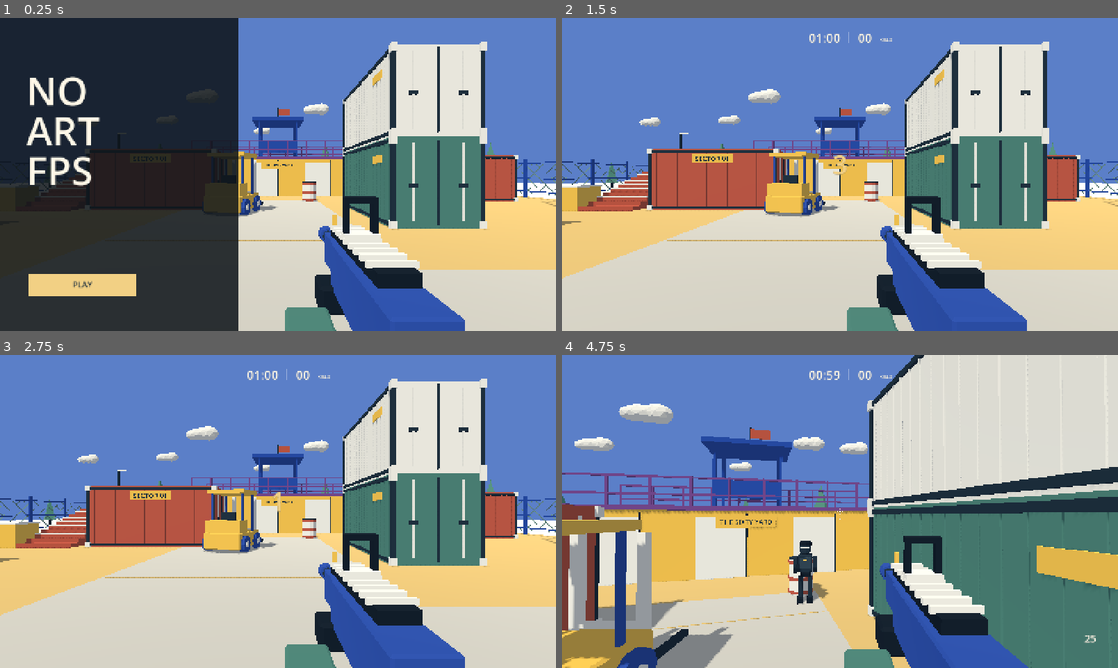
Above: before the commit, frames 1-4 (two rows, left to right).
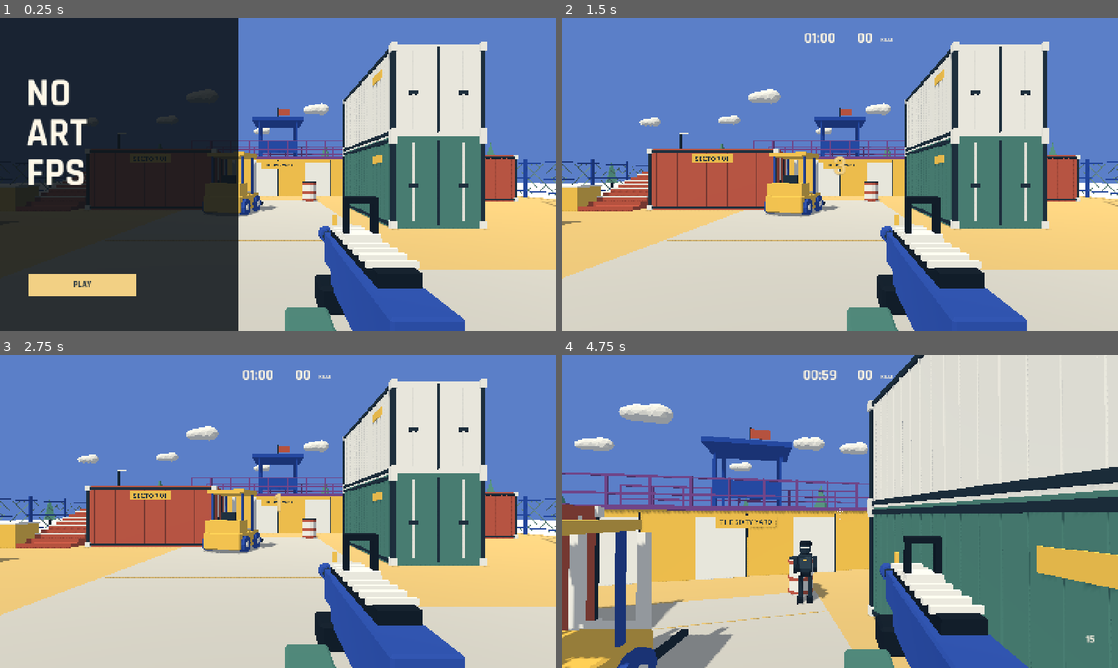
Above: after the commit, the same moments.

Repository: YicongCao/No-Art-FPS
Game: Godot game, scene res://scenes/main.tscn
Same seed, same stepped clock (60 frames per second), same inputs: the game is played once before the commit and once after it.
Inputs (mouse positions are in pixels of both pictures, inside the frame that each line leads up to):
- Up to frame 1 (0.25 s): no input
- Up to frame 2 (1.5 s): click "PLAY" at 0.5 s; tap Enter (restart) at 1.25 s; move the mouse to (867, 174) at 1.27 s; press the mouse at (867, 174) at 1.28 s; hold W (forward) from 1.28 s (still down)
- Up to frame 3 (2.75 s): keep holding W (forward); tap Space (jump) at 1.52, 2.27 s; tap Enter (restart) at 2 s; move the mouse to (250, 511) at 2.02 s; release the mouse at (250, 511) at 2.03 s; click (250, 511) at 2.1 s
- Up to frame 4 (4.75 s): keep holding W (forward); move the mouse to (851, 505) at 2.77 s; press the mouse at (851, 505) at 2.78 s; tap M at 2.85 s; tap Enter (restart) at 3.5 s; move the mouse to (834, 517) at 3.52 s; release the mouse at (834, 517) at 3.53 s; click (834, 517) at 3.6 s; tap Space (jump) at 3.77, 4.52 s; move the mouse to (878, 514) at 4.27 s; press the mouse at (878, 514) at 4.28 s

The runs differ from the first frame. In frame 1, 2.0% of the frame differs, in the area x 4-18%, y 18-87%; in frame 2, 0.3%; in frame 3, 0.2%; in frame 4, 0.3%.

Commit message:
feat: add urgent HUD feedback, hidden regenerating health and twenty-round magazines

Diff:
--- /dev/null
+++ b/assets/shaders/low_health.gdshader
@@ -0,0 +1,8 @@
+shader_type canvas_item;
+uniform float severity : hint_range(0.0,1.0) = 0.0;
+void fragment() {
+    vec2 centered = abs(UV * 2.0 - 1.0);
+    float edge = pow(max(centered.x, centered.y), 3.5);
+    float corners = smoothstep(0.35, 1.35, length(centered));
+    COLOR = vec4(0.24, 0.005, 0.018, severity * (edge * 0.57 + corners * 0.30));
+}
--- a/scripts/game.gd
+++ b/scripts/game.gd
@@ -14,11 +14,16 @@
 var state = "TITLE"
 var previous_state = "RUNNING"
 var ready_time = 3.0
-var ammo = 30
+const MAGAZINE_SIZE = 20
+const MAX_HEALTH = 100.0
+const HEAL_DELAY = 5.0
+const HEAL_RATE = 12.0
+var ammo = MAGAZINE_SIZE
 var reload_time = 0.0
 var fire_time = 0.0
 var spawn_time = 0.0
-var armor = 3
+var health = MAX_HEALTH
+var new_record = false
 var invulnerable = 0.0
 var since_damage = 0.0
 var respawn_time = 0.0
@@ -94,6 +99,7 @@
 		var test_path = "res://tests/playtest.gd"
 		if "--check" in OS.get_cmdline_user_args():test_path = "res://tests/interaction_check.gd"
 		if "--benchmark" in OS.get_cmdline_user_args():test_path = "res://tests/benchmark.gd"
+		if "--feedback" in OS.get_cmdline_user_args():test_path = "res://tests/feedback_check.gd"
 		var qa = load(test_path).new()
 		qa.game = self
 		add_child(qa)
@@ -122,17 +128,20 @@
 	rules.active = false
 	state = "READY"
 	ready_time = 3.0
-	ammo = 30
+	ammo = MAGAZINE_SIZE
 	reload_time = 0
 	fire_time = 0
 	spawn_time = 0
-	armor = 3
+	health = MAX_HEALTH
 	invulnerable = 1
 	since_damage = 0
 	respawn_time = 0
 	spawn_cooldowns = [0,0,0,0,0,0]
 	pending_spawn.clear()
 	last_tick = 60
+	new_record = false
+	hud.time_pulse = 0
+	hud.health_shade = 0
 	player.reset_position()
 	player.enabled = false
 	hud.hit = 0
@@ -164,6 +173,7 @@
 	rules.active = false
 	player.enabled = false
 	player.velocity = Vector3.ZERO
+	new_record = rules.kills > best
 	best = maxi(best,rules.kills)
 	save_record()
 	pending_spawn.clear()
@@ -227,9 +237,8 @@
 		return
 	invulnerable = maxf(0,invulnerable-delta)
 	since_damage += delta
-	if armor<3 and since_damage>=4.5 and respawn_time<=0:
-		armor += 1
-		since_damage = 3
+	if health<MAX_HEALTH and since_damage>=HEAL_DELAY and respawn_time<=0:
+		health = minf(MAX_HEALTH,health+HEAL_RATE*delta)
 	if respawn_time>0:
 		respawn_time -= delta
 		if respawn_time<=0:
@@ -245,20 +254,21 @@
 					safest = candidate
 			player.position = safest
 			player.enabled = true
-			armor = 3
-			ammo = 30
+			health = MAX_HEALTH
+			ammo = MAGAZINE_SIZE
 			reload_time = 0
 			invulnerable = 1.5
 	fire_time = maxf(0,fire_time-delta)
 	if reload_time>0:
 		reload_time -= delta
-		if reload_time<=0:ammo = 30
+		if reload_time<=0:ammo = MAGAZINE_SIZE
 	if Input.is_action_pressed("fire") and Input.mouse_mode == Input.MOUSE_MODE_CAPTURED:shoot()
 	update_spawns(delta)
 	update_bullets(delta)
 	var seconds = ceili(rules.remaining())
 	if seconds<=10 and seconds!=last_tick:
 		last_tick = seconds
+		hud.time_pulse = 1.0
 		play_sound("tick",-12)
 
 func live_enemies() -> Array:
@@ -351,13 +361,13 @@
 	if ammo==0:reload_weapon()
 
 func reload_weapon() -> void:
-	if ammo>=30 or reload_time>0 or respawn_time>0 or state!="RUNNING":return
+	if ammo>=MAGAZINE_SIZE or reload_time>0 or respawn_time>0 or state!="RUNNING":return
 	reload_time = .9
 	play_sound("reload",-8)
 
 func on_kill(enemy: Node3D, headshot: bool) -> void:
 	if rules.record_kill(enemy.get_instance_id(),headshot):
-		hud.kill_pop = .3
+		hud.kill_pop = .5
 		play_sound("headshot" if headshot else "kill",-7)
 
 func enemy_shoot(origin: Vector3) -> void:
@@ -392,12 +402,12 @@
 
 func damage_player() -> void:
 	if state!="RUNNING" or invulnerable>0 or respawn_time>0:return
-	armor -= 1
+	health = maxf(0,health-34.0)
 	invulnerable = .65
 	since_damage = 0
 	hud.damage = .8
 	play_sound("hurt",-8)
-	if armor<=0:
+	if health<=0:
 		respawn_time = 1.0
 		player.enabled = false
 		player.velocity = Vector3.ZERO
--- a/scripts/hud.gd
+++ b/scripts/hud.gd
@@ -6,6 +6,9 @@
 var kill_pop = 0.0
 var damage = 0.0
 var shot = 0.0
+var time_pulse = 0.0
+var health_shade = 0.0
+var vignette: ColorRect
 var menu: Control
 var menu_state = ""
 var menu_size = Vector2.ZERO
@@ -18,13 +21,27 @@
 func _ready() -> void:
 	set_anchors_and_offsets_preset(Control.PRESET_FULL_RECT)
 	mouse_filter = Control.MOUSE_FILTER_IGNORE
-	font = ThemeDB.fallback_font
+	font = preload("res://assets/fonts/Rajdhani-Bold.ttf")
+	vignette = ColorRect.new()
+	vignette.set_anchors_and_offsets_preset(Control.PRESET_FULL_RECT)
+	vignette.mouse_filter = Control.MOUSE_FILTER_IGNORE
+	var shader = ShaderMaterial.new()
+	shader.shader = preload("res://assets/shaders/low_health.gdshader")
+	vignette.material = shader
+	vignette.show_behind_parent = true
+	add_child(vignette)
 	menu = Control.new()
 	menu.mouse_filter = Control.MOUSE_FILTER_IGNORE
 	menu.set_anchors_and_offsets_preset(Control.PRESET_FULL_RECT)
 	add_child(menu)
 
 func _process(delta: float) -> void:
+	if game and game.state == "PAUSED":delta = 0
+	time_pulse = maxf(0,time_pulse-delta*2.5)
+	if game:
+		var target = clampf((50.0-game.health)/40.0,0,1) if game.state in ["RUNNING","PAUSED"] else 0.0
+		health_shade = move_toward(health_shade,target,delta*.65)
+		vignette.material.set_shader_parameter("severity",health_shade)
 	hit = maxf(0,hit-delta)
 	kill_pop = maxf(0,kill_pop-delta)
 	damage = maxf(0,damage-delta)
@@ -48,7 +65,8 @@
 	button.position = rect.position
 	button.size = rect.size
 	button.tooltip_text = shortcut
-	button.add_theme_font_size_override("font_size",21)
+	button.add_theme_font_size_override("font_size",23)
+	button.add_theme_font_override("font",font)
 	for state_name in ["normal","hover","pressed","focus"]:
 		var style = StyleBoxFlat.new()
 		style.bg_color = GOLD if primary else Color(1,1,1,.07)
@@ -108,7 +126,7 @@
 		draw_rect(Rect2(Vector2.ZERO,size),Color(.06,.09,.12,.80))
 		label(str(game.rules.kills),Vector2(c.x,c.y-30),120,WHITE,true)
 		label("KILLS",Vector2(c.x,c.y+12),24,WHITE,true)
-		label("BEST %02d"%game.best,Vector2(c.x,c.y+72),20,GOLD,true)
+		label("NEW RECORD" if game.new_record else "BEST %02d"%game.best,Vector2(c.x,c.y+72),23,GOLD,true)
 		return
 	if state == "PAUSED":
 		draw_rect(Rect2(Vector2.ZERO,size),Color(.06,.09,.12,.76))
@@ -117,10 +135,27 @@
 		return
 	var seconds = ceili(game.rules.remaining())
 	var time_text = "%02d:%02d"%[seconds/60,seconds%60]
-	label(time_text,Vector2(c.x-40,64),32,GOLD if seconds<=10 else WHITE,true)
-	draw_line(Vector2(c.x+23,37),Vector2(c.x+23,65),Color(1,1,1,.4),1)
-	label("%02d"%game.rules.kills,Vector2(c.x+64,64),32+int(kill_pop*12),WHITE,true)
-	label("KILLS",Vector2(c.x+118,61),12,WHITE,true)
+	var timer_center = Vector2(c.x-52,51)
+	var timer_scale = 1.0+sin(time_pulse*PI)*.22
+	var timer_color = WHITE.lerp(Color("ff3e40"),minf(1,time_pulse*2)) if seconds<=10 else WHITE
+	draw_set_transform(timer_center,0,Vector2.ONE*timer_scale)
+	label(time_text,Vector2(0,13),38,timer_color,true)
+	if time_pulse>0 and seconds<=10:
+		draw_arc(Vector2.ZERO,30+(1-time_pulse)*24,0,TAU,48,Color(1,.12,.15,time_pulse*.6),2)
+	draw_set_transform(Vector2.ZERO)
+	draw_line(Vector2(c.x+18,33),Vector2(c.x+18,64),Color(1,1,1,.4),1)
+	var score_center = Vector2(c.x+65,51)
+	var burst = kill_pop/.5
+	var score_scale = 1.0+sin(burst*PI)*.65
+	draw_set_transform(score_center,0,Vector2.ONE*score_scale)
+	label("%02d"%game.rules.kills,Vector2(0,13),38,WHITE.lerp(GOLD,burst),true)
+	draw_set_transform(Vector2.ZERO)
+	if burst>0:
+		for i in range(8):
+			var direction = Vector2.from_angle(float(i)*TAU/8)
+			var radius = 27+(1-burst)*40
+			draw_line(score_center+direction*radius,score_center+direction*(radius+8*burst),Color(1,.83,.44,burst),2)
+	label("KILLS",Vector2(c.x+122,61),14,WHITE,true)
 	if state == "READY":
 		label(str(ceili(game.ready_time)),Vector2(c.x,c.y),70,GOLD,true)
 	else:
@@ -135,10 +170,8 @@
 	if game.reload_time>0:
 		label("RELOADING",Vector2(c.x+170,size.y-105),14,WHITE,true)
 		draw_line(Vector2(c.x+120,size.y-90),Vector2(c.x+120+100*(1-game.reload_time/.9),size.y-90),GOLD,2)
-	elif game.ammo<30:
+	elif game.ammo<game.MAGAZINE_SIZE:
 		label("%02d"%game.ammo,Vector2(size.x-72,size.y-66),26,GOLD if game.ammo<=8 else WHITE,true)
-	if game.armor<3:
-		for i in range(3):draw_rect(Rect2(c.x-30+i*22,size.y-40,16,3),GOLD if i<game.armor else Color(.2,.25,.28,.7))
 	if game.respawn_time>0:label("BACK IN A BEAT",Vector2(c.x,c.y+65),18,GOLD,true)
 	if damage>0:
 		draw_line(Vector2(c.x-30,c.y+44),Vector2(c.x+30,c.y+44),Color(1,.35,.2,damage),3)
--- /dev/null
+++ b/tests/feedback_check.gd
@@ -0,0 +1,84 @@
+extends Node
+var game: Node
+
+func _ready() -> void:
+	game.start_run()
+	game.begin_running()
+	game.clear_round()
+	game.spawn_time = 999
+	game.set_physics_process(false)
+	game.player.enabled = false
+	# A hit cancels healing; five full seconds must elapse before gradual recovery.
+	game.health = 32
+	game.since_damage = 0
+	game._physics_process(4.9)
+	assert(game.health==32)
+	game._physics_process(.2)
+	assert(game.health>32 and game.health<40)
+	game.invulnerable = 0
+	game.health = 70
+	game.damage_player()
+	assert(game.health==36 and game.since_damage==0)
+	game._physics_process(4.9)
+	assert(game.health==36)
+	game._physics_process(2)
+	assert(game.health>36 and game.health<100)
+	print("FEEDBACK_HEAL_PASS")
+	# A full magazine delivers twenty shots, then reloads without reserve depletion.
+	game.ammo = 20
+	game.rules.shots = 0
+	game.player.pitch = 1.0
+	game.player.camera.rotation.x = 1.0
+	for i in range(20):
+		game.fire_time = 0
+		game.shoot()
+	assert(game.ammo==0 and game.reload_time>0 and game.rules.shots==20)
+	game.shoot()
+	assert(game.rules.shots==20)
+	game._physics_process(1)
+	assert(game.ammo==20)
+	print("FEEDBACK_MAGAZINE_PASS")
+	# Exactly one fresh pulse on entering each of the final ten displayed seconds.
+	game.last_tick = 11
+	for remaining in range(10,0,-1):
+		game.hud.time_pulse = 0
+		game.rules.elapsed = 60.0-remaining-.01
+		game._physics_process(.02)
+		assert(game.hud.time_pulse==1)
+		game.hud.time_pulse = .5
+		game._physics_process(.02)
+		assert(game.hud.time_pulse==.5)
+	print("FEEDBACK_TEN_PULSES_PASS")
+	game.best = 12
+	game.rules.kills = 13
+	game.finish_run()
+	assert(game.new_record and game.best==13)
+	game.finish_run()
+	assert(not game.new_record and game.best==13)
+	game.rules.kills = 0
+	game.finish_run()
+	assert(not game.new_record and game.best==13)
+	print("FEEDBACK_RECORD_PASS")
+	# Staged engine captures for reviewing animated typography and health treatment.
+	game.state = "RUNNING"
+	game.rules.active = true
+	game.rules.elapsed = 51
+	game.rules.kills = 13
+	game.health = 16
+	game.player.reset_position()
+	game.hud.health_shade = .85
+	game.hud.time_pulse = .7
+	game.hud.kill_pop = .25
+	await get_tree().process_frame
+	await RenderingServer.frame_post_draw
+	get_viewport().get_texture().get_image().save_png("res://artifacts/feedback.png")
+	game.best = 12
+	game.finish_run()
+	await get_tree().process_frame
+	await RenderingServer.frame_post_draw
+	get_viewport().get_texture().get_image().save_png("res://artifacts/new-record.png")
+	game.clear_round()
+	await get_tree().process_frame
+	await get_tree().process_frame
+	print("FEEDBACK_CHECK_PASS")
+	get_tree().quit()
--- a/tests/interaction_check.gd
+++ b/tests/interaction_check.gd
@@ -31,7 +31,7 @@
 	game.reload_weapon()
 	assert(game.reload_time>0)
 	await get_tree().create_timer(1.0).timeout
-	assert(game.ammo==30 and game.reload_time<=0)
+	assert(game.ammo==20 and game.reload_time<=0)
 	print("QA_PAUSE_RELOAD_PASS")
 	# Head and body rays use the live physics shapes, not a direct damage shortcut.
 	for head in [true,false]:
@@ -65,7 +65,7 @@
 		game.damage_player()
 	assert(game.respawn_time>0 and not game.player.enabled)
 	await get_tree().create_timer(1.2).timeout
-	assert(game.player.enabled and game.armor==3 and game.rules.elapsed>elapsed_before)
+	assert(game.player.enabled and game.health==100 and game.rules.elapsed>elapsed_before)
 	print("QA_RESPAWN_PASS")
 	game.clear_round()
 	await get_tree().process_frame
@@ -93,7 +93,7 @@
 		enemy.look_at(Vector3(game.player.position.x,enemy.position.y,game.player.position.z))
 	game.rules.elapsed = 13
 	game.rules.kills = 12
-	game.ammo = 24
+	game.ammo = 16
 	await get_tree().process_frame
 	await capture("showcase-ground")
 	game.player.position = Vector3(-8.5,3.2,-9.5)
--- a/tests/playtest.gd
+++ b/tests/playtest.gd
@@ -87,7 +87,7 @@
 		file.close()
 		print("QA_ROUND_PASS ",JSON.stringify(report))
 		game.start_run()
-		assert(game.rules.kills==0 and game.ammo==30 and game.armor==3 and game.bullets.is_empty())
+		assert(game.rules.kills==0 and game.ammo==20 and game.health==100 and game.bullets.is_empty())
 		assert(game.enemies.get_child_count()==0 and game.effects.get_child_count()==0)
 		print("QA_RESTART_PASS")
 		await get_tree().process_frame
Binary file added: artifacts/feedback.png
Binary file added: artifacts/new-record.png
Not shown, added: assets/fonts/OFL.txt
Binary file added: assets/fonts/Rajdhani-Bold.ttf
Not shown, added: assets/fonts/Rajdhani-Bold.ttf.import
Not shown, changed: AGENTS.md
